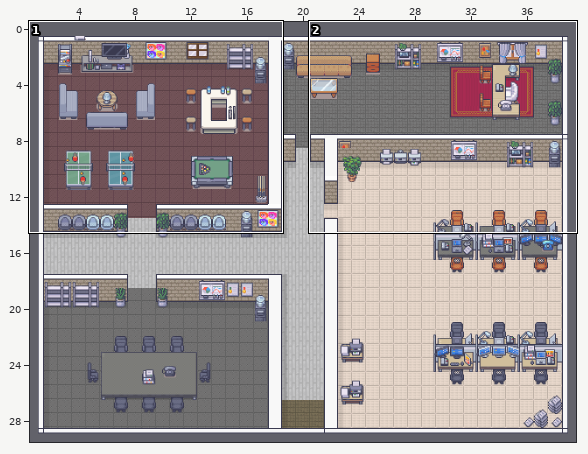
Tiled map, stored at frontend/public/assets/maps/PixelOfficeMap.tmx. The first picture is a wide view before the edit; the outline marks the close-up.
Close-up. Before the edit:
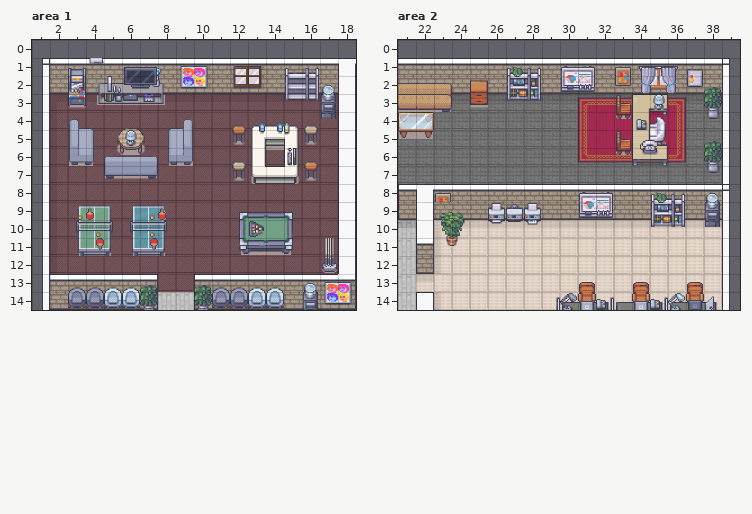
Cells are 32x32 px. Shown: area 1 x 1..18, y 0..14; area 2 x 21..39, y 0..14. The commit also changed other parts of the map, which this record leaves out.
After the commit:
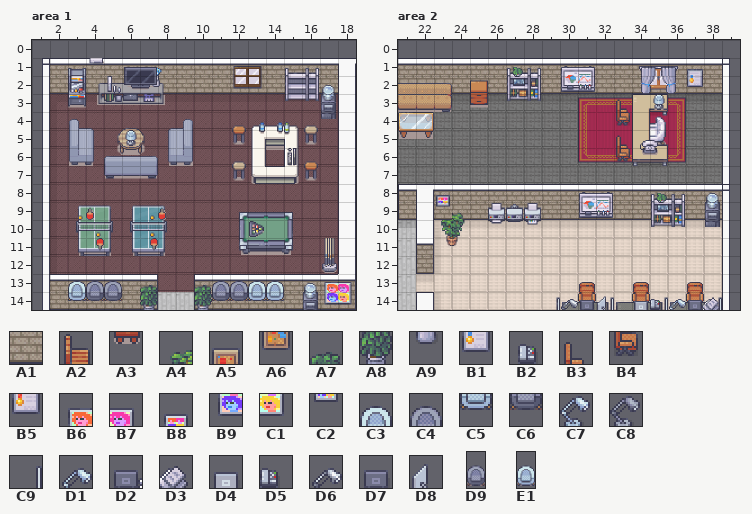
Key: from "FloorAndGround": A1 657; from "Generic": A2 809, A3 825, A4 904; from "Modern_Office_Black_Shadow": A5 47, A6 63, A7 118, A8 134, A9 150, B1 151, B2 155, B3 165, B4 181, B5 184, B6 192, B7 193, B8 194, B9 208, C1 209, C2 210, C3 243, C4 244, C5 259, C6 260, C7 283, C8 315, C9 419, D1 493, D2 494, D3 495, D4 510, D5 511, D6 525, D7 526, D8 527; from "chair": D9 12, E1 13.
__ is an empty cell.
From old to new:
Layer "Ground", area 1:
y 2: x 9..10 A1 A1 -> __ __
y 14: x 3..6 A1 A1 A1 A1 -> __ __ __ __; x 11..14 A1 A1 A1 A1 -> __ __ __ __
Layer "walls", area 1:
y 2: x 9..10 __ __ -> A1 A1
y 14: x 3..6 __ __ __ __ -> A1 A1 A1 A1; x 11..14 __ __ __ __ -> A1 A1 A1 A1
Layer "chairs", area 1:
y 13: x 3..5 __ __ __ -> C3 C4 C4; x 11..14 __ __ __ __ -> C4 C4 C3 C3
y 14: x 3..6 D9 D9 E1 E1 -> C5 C6 C6 __; x 11..14 D9 D9 E1 E1 -> C6 C6 C5 C5
Layer "decoration", area 1:
y 1: x 9..10 B6 B7 -> __ __
y 2: x 9..10 B9 C1 -> __ __
Layer "Ground", area 2:
y 2: x 33 A1 -> __; x 37..38 A1 A1 -> __ __
y 9: x 23 A1 -> __
Layer "walls", area 2:
y 2: x 33 __ -> A1; x 37..38 __ __ -> A1 A1
y 9: x 23 __ -> A1
Layer "compounds", area 2:
y 14: x 38 __ -> C9
Layer "chairs", area 2:
y 3: x 33 A2 -> B3
y 4: x 33 A3 -> B4
y 5: x 33 A2 -> B3
y 6: x 33 A3 -> B4
Layer "computers", area 2:
y 14: x 30..32 C8 D4 D5 -> D6 D7 D8; x 36..38 C7 D7 D8 -> D1 D2 D3
Layer "decoration", area 2:
y 1: x 33 A5 -> __
y 2: x 33 A6 -> __; x 37..38 B5 A7 -> B1 __
y 3: x 38 A8 -> __
y 4: x 34 B2 -> __; x 38 A9 -> __
y 5: x 38 A7 -> __
y 6: x 38 A8 -> __
y 7: x 38 A9 -> __
y 8: x 23 A5 -> B8
y 9: x 23 A4 -> C2
Where, in picture pixels (left, top, right, bottom), the same in both close-ups:
changed: (180, 66, 208, 89)
changed: (68, 281, 140, 308)
changed: (212, 281, 284, 308)
changed: (615, 67, 650, 162)
changed: (690, 76, 722, 173)
changed: (435, 193, 452, 220)
changed: (560, 293, 607, 310)
changed: (668, 293, 722, 310)
